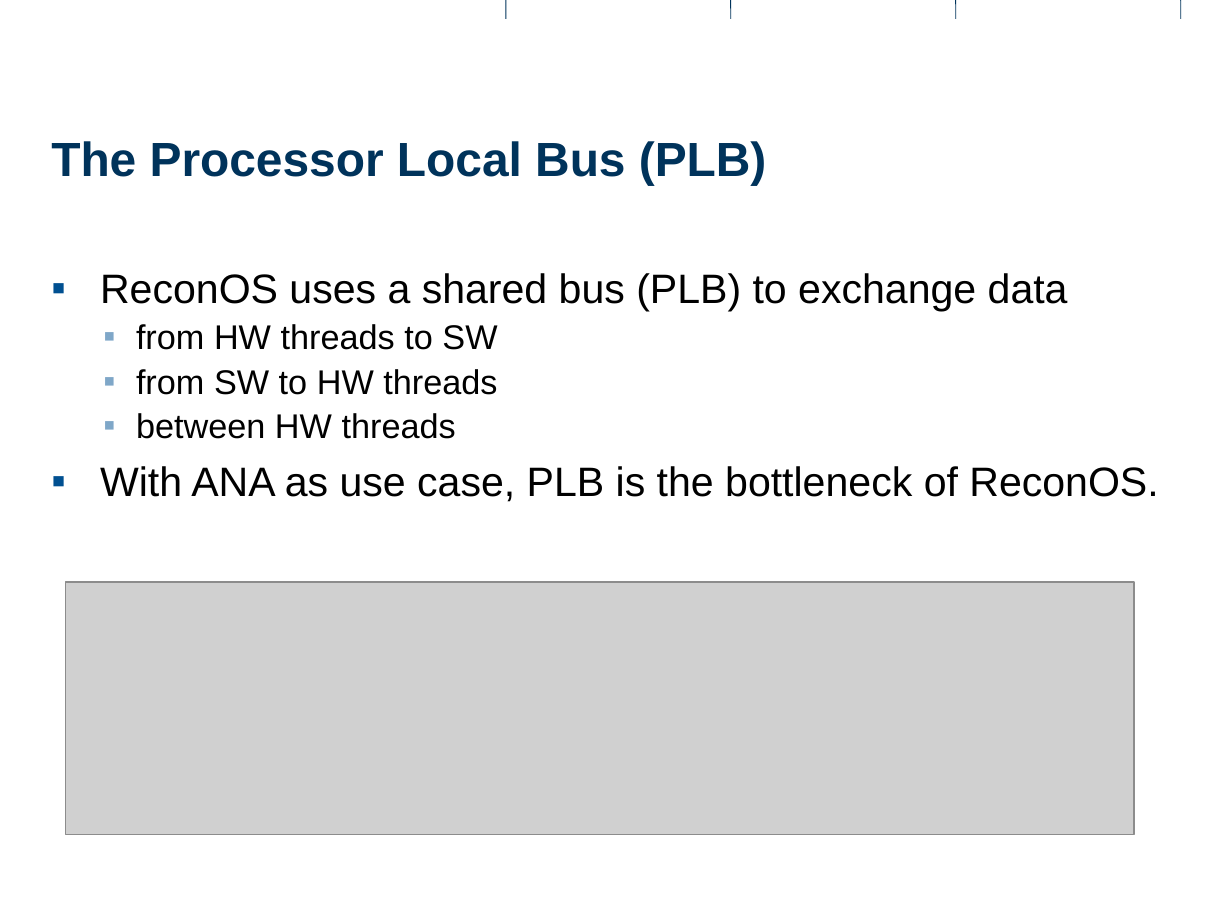
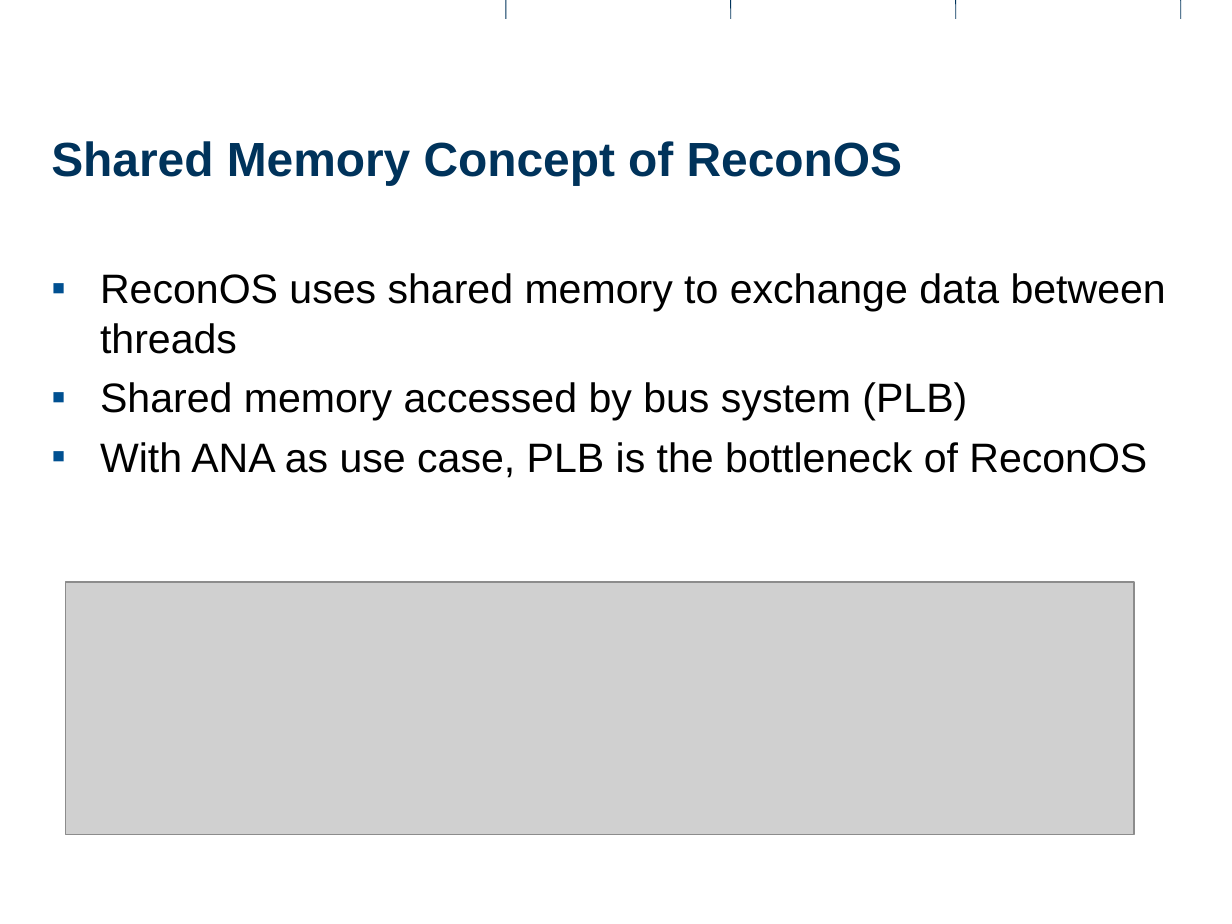
Before and after one commit to rihuber/ma, a slide deck: slide 6 of documents/presentations/intermediate1/intermediate1.odp (slide 7 before the commit). Drawn at 1232x924 pixels with LibreOffice and Linux fonts; fonts in the diff are those of the drawing; grey boxes stand for pictures; background and template pictures are left out. Boxes give left, top, right and bottom in pixels: in the first picture for what was removed or moved away, otherwise in the second. Text is boxed around its words. In the diff, an @@ line names an element or a change of style, - is before the commit and + after.

```diff
--- a/documents/presentations/intermediate1/intermediate1.odp
+++ b/documents/presentations/intermediate1/intermediate1.odp
@@ title at <box>51,141,902,186</box>: text changed @@
-The Processor Local Bus (PLB)
+Shared Memory Concept of ReconOS
@@ text at <box>100,273,1166,478</box>: text changed @@
-▪ ReconOS uses a shared bus (PLB) to exchange data
-  ▪ from HW threads to SW
-  ▪ from SW to HW threads
-  ▪ between HW threads
-▪ With ANA as use case, PLB is the bottleneck of ReconOS.
+▪ ReconOS uses shared memory to exchange data between threads
+▪ Shared memory accessed by bus system (PLB)
+▪ With ANA as use case, PLB is the bottleneck of ReconOS
```
Also in this commit, not shown: 10 other slides changed, 5 slides added, 3 slides removed.
